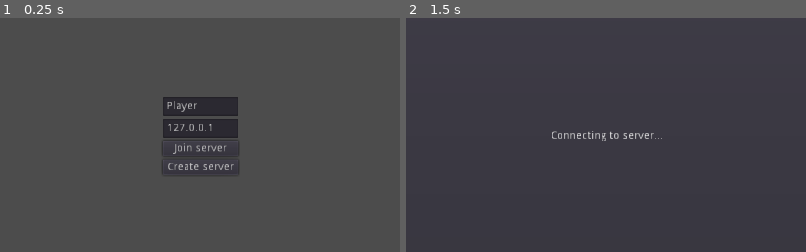
Above: before the commit, frames 1-2 (left to right).
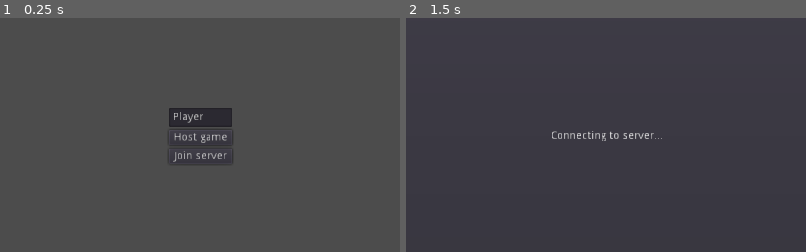
Above: after the commit, the same moments.

Repository: zDonik1/ProjectD
Game: Godot game, scene res://scenes/main.tscn
The game is run twice, just before and just after one commit, with the same random seed, the same clock (stepped at 60 frames per second) and the same inputs.
Inputs (mouse positions are % of the whole screen's width and height, from its top left):
- Up to frame 1 (0.25 s): no input
- Up to frame 2 (1.5 s): click "Join server" at 0.5 s; tap Enter at 1.25 s; move the mouse to (72, 45) at 1.27 s; hold Right (ui_right) from 1.28 s (still down); hold Shift from 1.28 s (still down); click (72, 45) at 1.42 s
The pictures show only the part of the screen within x 25-75%, y 25-75%; the shares and areas given below are measured in that part.

The runs differ from the first frame. In frame 1, 2.6% of the frame differs, in the area x 40-60%, y 33-67%; in frame 2, nothing differs.

Commit message:
feat: host game screen and server advertising

Diff:
--- a/scenes/main.tscn
+++ b/scenes/main.tscn
@@ -43,5 +43,5 @@
 
 [node name="VirtualJoystick" parent="Game/InGameUI" instance=ExtResource( 1 )]
 
-[connection signal="create_server_pressed" from="Screens/MainMenuScreen" to="Coordinator" method="_on_MainMenuScreen_create_server_pressed"]
+[connection signal="host_game_pressed" from="Screens/MainMenuScreen" to="Coordinator" method="_on_MainMenuScreen_host_game_pressed"]
 [connection signal="join_server_pressed" from="Screens/MainMenuScreen" to="Coordinator" method="_on_MainMenuScreen_join_server_pressed"]
--- /dev/null
+++ b/screens/host_game_screen.tscn
@@ -0,0 +1,68 @@
+[gd_scene load_steps=2 format=2]
+
+[ext_resource path="res://scripts/host_game_screen.gd" type="Script" id=1]
+
+[node name="Control" type="Control"]
+anchor_right = 1.0
+anchor_bottom = 1.0
+script = ExtResource( 1 )
+
+[node name="VBoxContainer" type="VBoxContainer" parent="."]
+anchor_left = 0.5
+anchor_top = 0.5
+anchor_right = 0.5
+anchor_bottom = 0.5
+margin_left = -100.0
+margin_top = -34.0
+margin_right = 100.0
+margin_bottom = 34.0
+
+[node name="GridContainer" type="GridContainer" parent="VBoxContainer"]
+margin_right = 200.0
+margin_bottom = 44.0
+size_flags_horizontal = 3
+size_flags_vertical = 3
+columns = 2
+
+[node name="PlayerNameLabel" type="Label" parent="VBoxContainer/GridContainer"]
+margin_top = 3.0
+margin_right = 83.0
+margin_bottom = 17.0
+rect_min_size = Vector2( 4.917, 0 )
+size_flags_vertical = 6
+text = "Player name:"
+
+[node name="PlayerNameTextEdit" type="TextEdit" parent="VBoxContainer/GridContainer"]
+margin_left = 87.0
+margin_right = 200.0
+margin_bottom = 20.0
+rect_min_size = Vector2( 4.917, 0 )
+size_flags_horizontal = 3
+size_flags_vertical = 7
+text = "Player"
+
+[node name="LobbyNameLabel" type="Label" parent="VBoxContainer/GridContainer"]
+margin_top = 27.0
+margin_right = 83.0
+margin_bottom = 41.0
+rect_min_size = Vector2( 4.917, 0 )
+size_flags_vertical = 6
+text = "Lobby name:"
+
+[node name="LobbyNameTextEdit" type="TextEdit" parent="VBoxContainer/GridContainer"]
+margin_left = 87.0
+margin_top = 24.0
+margin_right = 200.0
+margin_bottom = 44.0
+rect_min_size = Vector2( 4.917, 0 )
+size_flags_horizontal = 3
+size_flags_vertical = 7
+
+[node name="OpenLobby" type="Button" parent="VBoxContainer"]
+margin_top = 48.0
+margin_right = 200.0
+margin_bottom = 68.0
+text = "Open lobby"
+
+[connection signal="text_changed" from="VBoxContainer/GridContainer/LobbyNameTextEdit" to="." method="_on_LobbyNameTextEdit_text_changed"]
+[connection signal="pressed" from="VBoxContainer/OpenLobby" to="." method="_on_OpenLobby_pressed"]
--- a/screens/main_menu_screen.tscn
+++ b/screens/main_menu_screen.tscn
@@ -7,32 +7,29 @@
 anchor_bottom = 1.0
 script = ExtResource( 1 )
 
-[node name="ButtonList" type="VBoxContainer" parent="."]
-margin_left = 463.0
-margin_top = 250.0
-margin_right = 560.0
-margin_bottom = 350.0
+[node name="VBoxContainer" type="VBoxContainer" parent="."]
+margin_left = 471.0
+margin_top = 264.0
+margin_right = 552.0
+margin_bottom = 336.0
 alignment = 1
 
-[node name="PlayerName" type="LineEdit" parent="ButtonList"]
-margin_right = 97.0
+[node name="PlayerName" type="LineEdit" parent="VBoxContainer"]
+margin_right = 81.0
 margin_bottom = 24.0
 text = "Player"
 
-[node name="LineEdit" type="LineEdit" parent="ButtonList"]
+[node name="HostGame" type="Button" parent="VBoxContainer"]
 margin_top = 28.0
-margin_right = 97.0
-margin_bottom = 52.0
-text = "127.0.0.1"
+margin_right = 81.0
+margin_bottom = 48.0
+text = "Host game"
 
-[node name="JoinServer" type="Button" parent="ButtonList"]
-margin_top = 56.0
-margin_right = 97.0
-margin_bottom = 76.0
+[node name="JoinServer" type="Button" parent="VBoxContainer"]
+margin_top = 52.0
+margin_right = 81.0
+margin_bottom = 72.0
 text = "Join server"
 
-[node name="CreateServer" type="Button" parent="ButtonList"]
-margin_top = 80.0
-margin_right = 97.0
-margin_bottom = 100.0
-text = "Create server"
+[connection signal="pressed" from="VBoxContainer/HostGame" to="." method="_on_HostGame_pressed"]
+[connection signal="pressed" from="VBoxContainer/JoinServer" to="." method="_on_JoinServer_pressed"]
--- a/scripts/coordinator.gd
+++ b/scripts/coordinator.gd
@@ -3,6 +3,7 @@
 
 const LobbyScreenScene := preload("res://screens/lobby_screen.tscn")
 const ServerLobbyScreenScene := preload("res://screens/server_lobby_screen.tscn")
+const HostGameScreenScene := preload("res://screens/host_game_screen.tscn")
 const UiNavigation := preload("res://scripts/navigation.gd")
 
 export var navigation_path: NodePath
@@ -62,11 +63,12 @@
 	_open_main_menu()
 
 
-func _on_MainMenuScreen_create_server_pressed():
-	_initialize_lobby()
-	_get_lobby().create_server()
-
-	_open_server_lobby_screen()
+func _on_MainMenuScreen_host_game_pressed():
+	var host_game_screen := HostGameScreenScene.instance()
+	host_game_screen.name = "HostGameScreen"
+	host_game_screen.connect("open_lobby_pressed", self, "_on_HostGameScreen_open_lobby_pressed")
+	navigation.add_screen(host_game_screen)
+	navigation.show_screen("HostGameScreen")
 
 
 func _on_MainMenuScreen_join_server_pressed():
@@ -81,6 +83,13 @@
 	_open_lobby_screen()
 
 
+func _on_HostGameScreen_open_lobby_pressed():
+	_initialize_lobby()
+	_get_lobby().create_server(navigation.get_screen("HostGameScreen").lobby_name)
+
+	_open_server_lobby_screen()
+
+
 func _on_LobbyScreen_back_pressed():
 	_open_main_menu()
 
--- /dev/null
+++ b/scripts/host_game_screen.gd
@@ -0,0 +1,20 @@
+extends Control
+
+
+signal open_lobby_pressed
+
+
+var lobby_name: String setget , _get_lobby_name
+
+
+func _on_OpenLobby_pressed():
+	if not _get_lobby_name_text_edit().text.empty():
+		emit_signal("open_lobby_pressed")
+
+
+func _get_lobby_name() -> String:
+	return _get_lobby_name_text_edit().text
+
+
+func _get_lobby_name_text_edit() -> TextEdit:
+	return $VBoxContainer/GridContainer/LobbyNameTextEdit as TextEdit
--- a/scripts/lobby.gd
+++ b/scripts/lobby.gd
@@ -13,6 +13,8 @@
 
 var info = LobbyUtils.make_info_with_name("Player")
 var players_info := []
+
+var _server_advertiser: ServerAdvertiser
 
 
 class LobbyUtils:
@@ -46,10 +48,11 @@
 			disconnect_from_network()
 
 
-func create_server():
+func create_server(name: String):
 	_ensure_peer_exists()
 	var _u := peer.create_server(DEFAULT_PORT, MAX_CLIENTS)
 	multiplayer.set_network_peer(peer)
+	_initialize_server_advertiser(name)
 	call_deferred("_register_self")
 
 
@@ -74,6 +77,15 @@
 
 func _make_peer() -> NetworkedMultiplayerENet:
 	return NetworkedMultiplayerENet.new()
+
+
+func _initialize_server_advertiser(name: String):
+	_server_advertiser = ServerAdvertiser.new()
+	_server_advertiser.name = "ServerAdvertiser"
+	_server_advertiser.server_info.name = name
+	_server_advertiser.server_info.port = DEFAULT_PORT
+	add_child(_server_advertiser)
+	Logger.info("Server advertising has started")
 
 
 func _network_peer_connected(id):
--- a/scripts/main_menu_screen.gd
+++ b/scripts/main_menu_screen.gd
@@ -1,32 +1,22 @@
 extends Control
 
-signal create_server_pressed
+signal host_game_pressed
 signal join_server_pressed
 
 var player_name: String setget set_player_name, get_player_name
 
 
-func _ready():
-	var _u: int
-	_u = $ButtonList/CreateServer.connect(
-		"pressed", self, "_on_create_server_button_pressed"
-	)
-	_u = $ButtonList/JoinServer.connect(
-		"pressed", self, "_on_join_server_button_pressed"
-	)
-
-
 func set_player_name(_name: String):
-	$ButtonList/PlayerName.text = _name
+	$VBoxContainer/PlayerName.text = _name
 
 
 func get_player_name():
-	return $ButtonList/PlayerName.text
+	return $VBoxContainer/PlayerName.text
 
 
-func _on_create_server_button_pressed():
-	emit_signal("create_server_pressed")
+func _on_HostGame_pressed():
+	emit_signal("host_game_pressed")
 
 
-func _on_join_server_button_pressed():
+func _on_JoinServer_pressed():
 	emit_signal("join_server_pressed")
